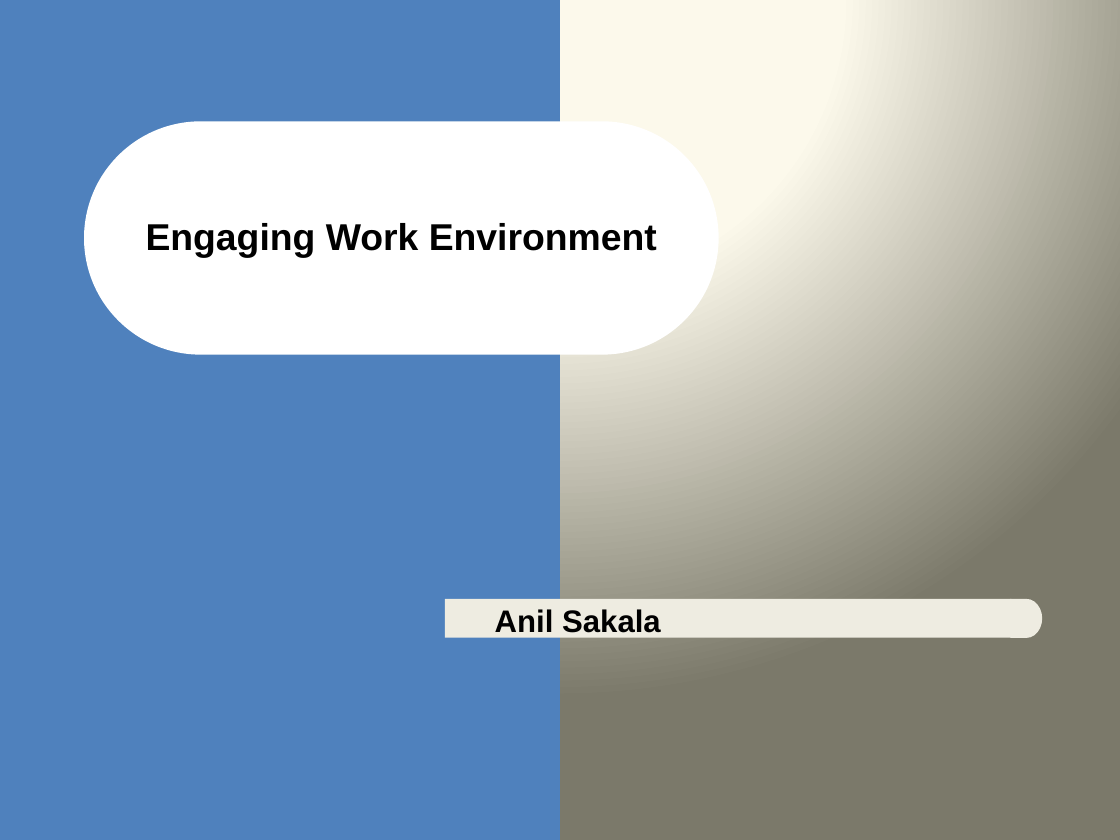
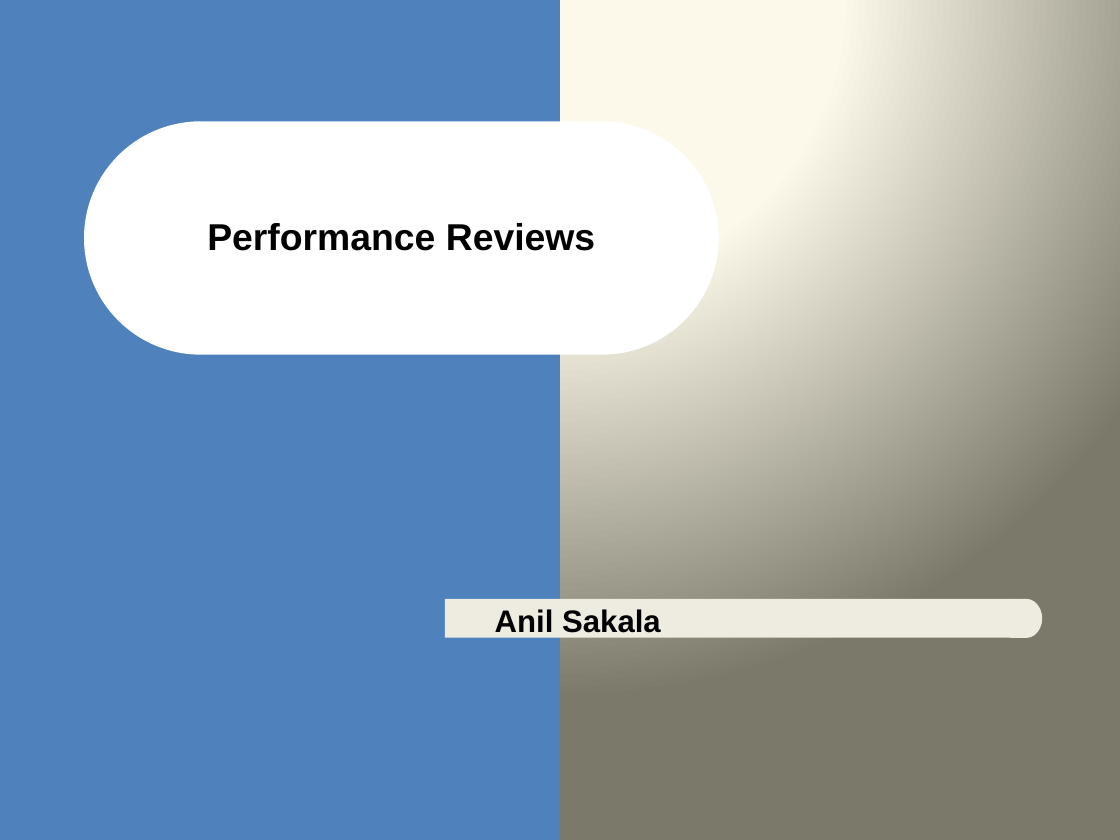
Before and after one commit to asakala/notes, a slide deck: slide 1 of Prokarma/Performance Appraisals.pptx. Drawn at 1120x840 pixels with LibreOffice and Linux fonts; fonts in the diff are those of the drawing. Boxes give left, top, right and bottom in pixels: in the first picture for what was removed or moved away, otherwise in the second. Text is boxed around its words. In the diff, an @@ line names an element or a change of style, - is before the commit and + after.

```diff
--- a/Prokarma/Performance Appraisals.pptx
+++ b/Prokarma/Performance Appraisals.pptx
@@ title at box(207, 223, 595, 251): text changed @@
-Engaging Work Environment
+Performance Reviews
```
Also in this commit, not shown: 10 other slides changed, 6 slides added, 13 slides removed, 16 other files.
